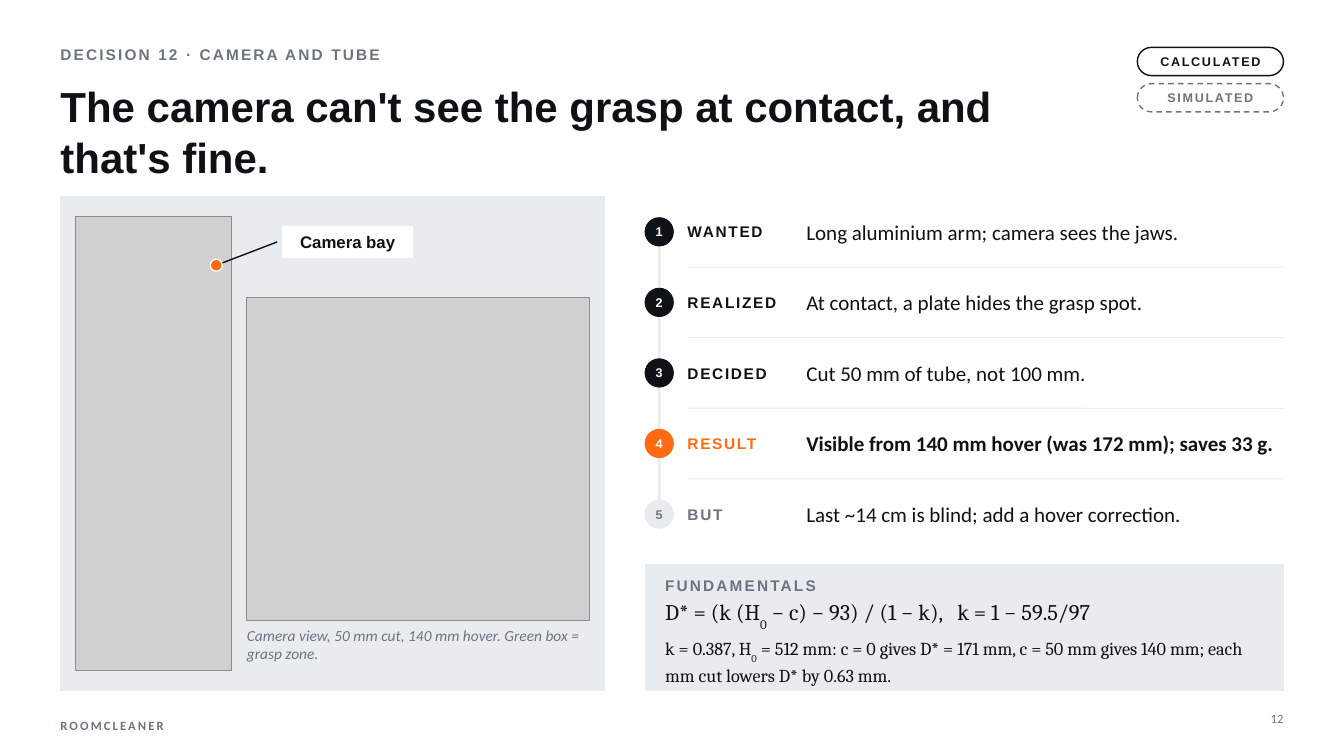
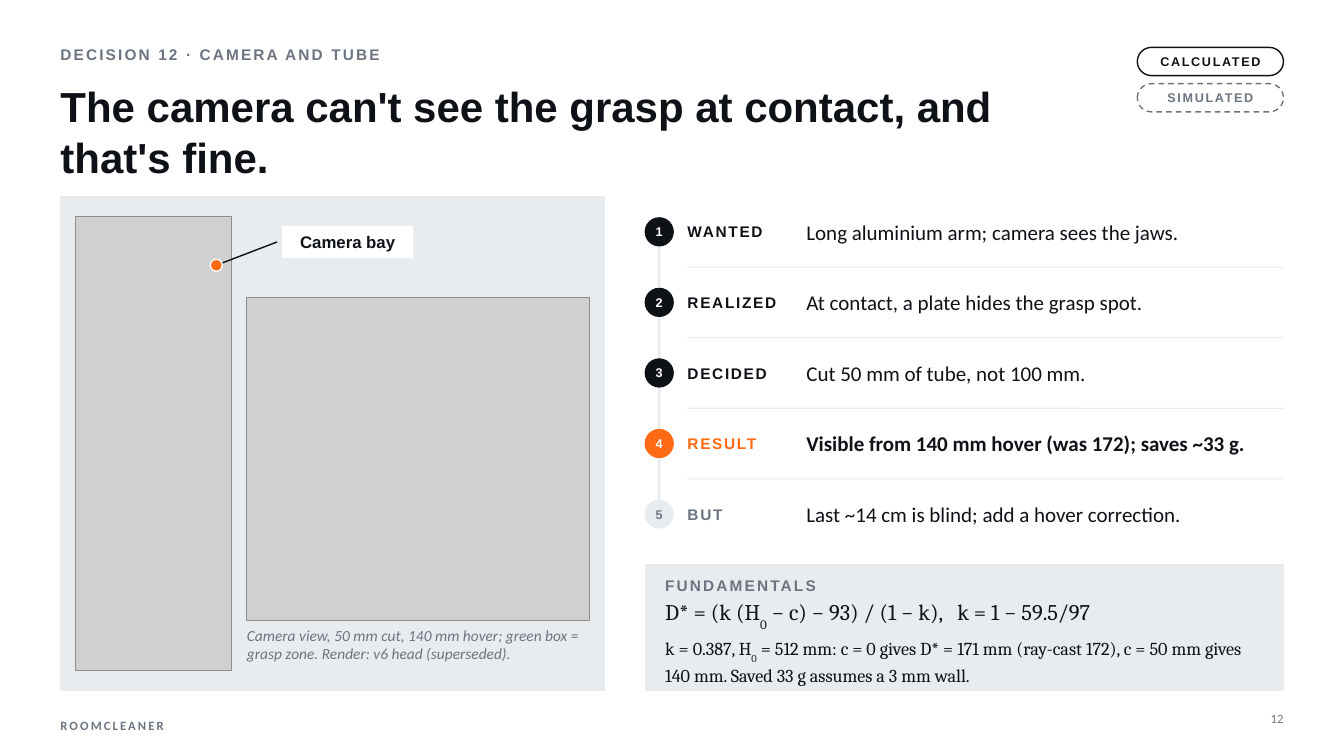
Before and after one commit to Jaspario1199/RoomCleaner, a slide deck: slide 12 of docs/presentation/deck/RoomCleaner_SpaceX_draft.pptx. Drawn at 1344x756 pixels with LibreOffice and Linux fonts; fonts in the diff are those of the drawing; grey boxes stand for pictures. Boxes give left, top, right and bottom in pixels: in the first picture for what was removed or moved away, otherwise in the second. Text is boxed around its words. In the diff, an @@ line names an element or a change of style, - is before the commit and + after.

```diff
--- a/docs/presentation/deck/RoomCleaner_SpaceX_draft.pptx
+++ b/docs/presentation/deck/RoomCleaner_SpaceX_draft.pptx
@@ text at [806,435,1245,455]: text changed @@
-Visible from 140 mm hover (was 172 mm); saves 33 g.
+Visible from 140 mm hover (was 172); saves ~33 g.
@@ text at [247,630,567,662]: text changed @@
-Camera view, 50 mm cut, 140 mm hover. Green box = grasp zone.
+Camera view, 50 mm cut, 140 mm hover; green box = grasp zone. Render: v6 head (superseded).
@@ text at [665,642,1241,686]: text changed @@
-k = 0.387, H0 = 512 mm: c = 0 gives D* = 171 mm, c = 50 mm gives 140 mm; each mm cut lowers D* by 0.63 mm.
+k = 0.387, H0 = 512 mm: c = 0 gives D* = 171 mm (ray-cast 172), c = 50 mm gives 140 mm. Saved 33 g assumes a 3 mm wall.
```
Also in this commit, not shown: 21 other slides changed, 5 other files.
